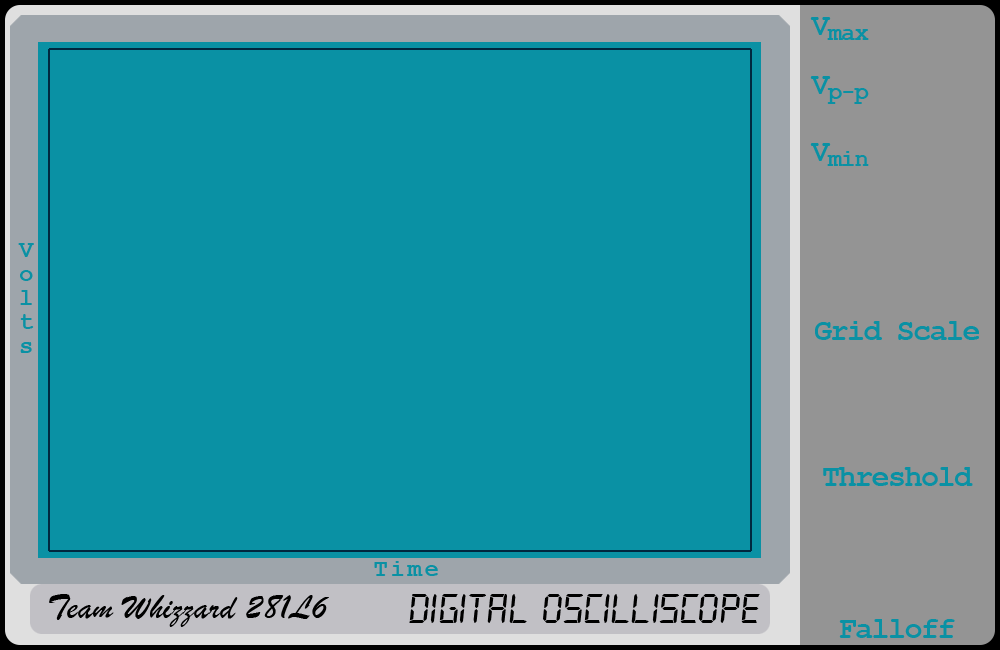
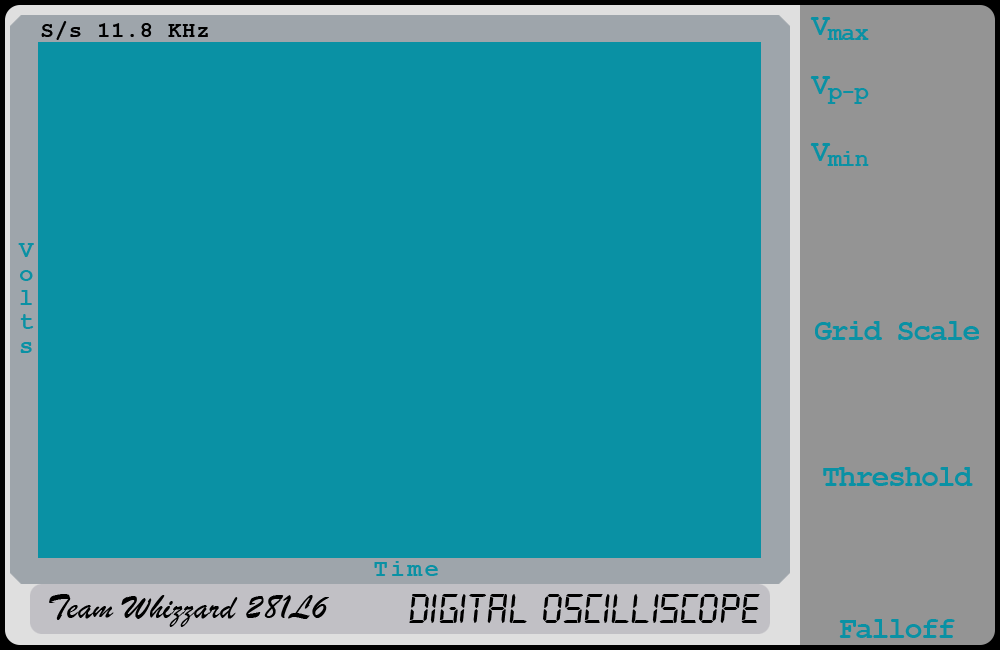
Revision of a layered 1000px x 650px image; what changed, layer by layer:
added layer "S/s 11.8 KHz" above "Time" over [41, 21, 208, 40]
hid "Layer 5" over [48, 48, 752, 552]
